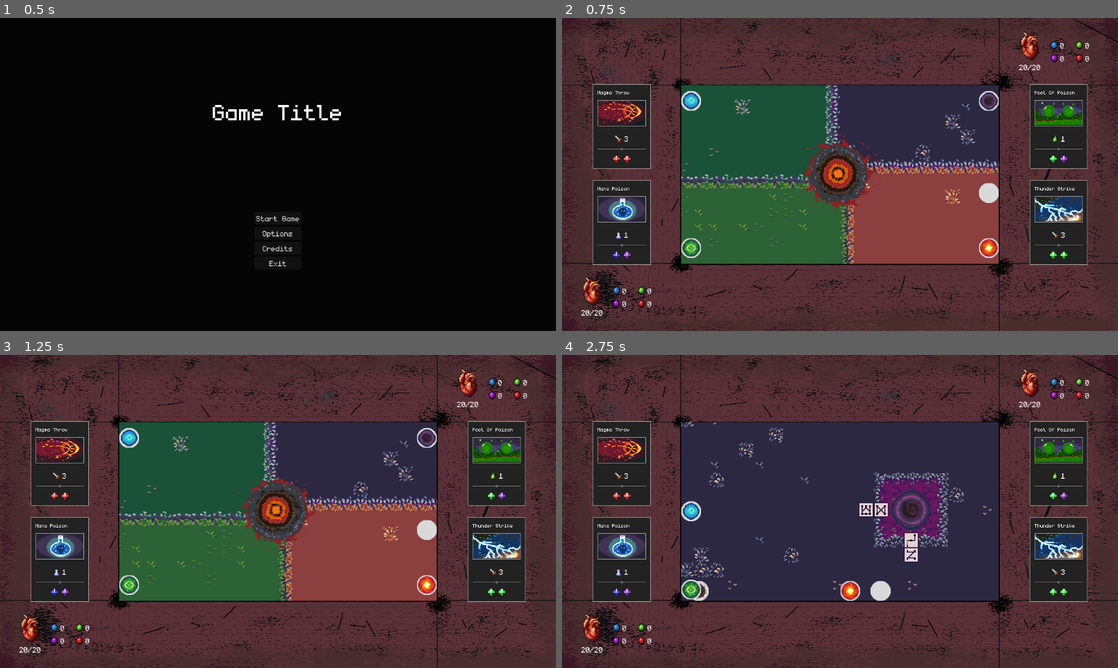
Above: before the commit, frames 1-4 (two rows, left to right).
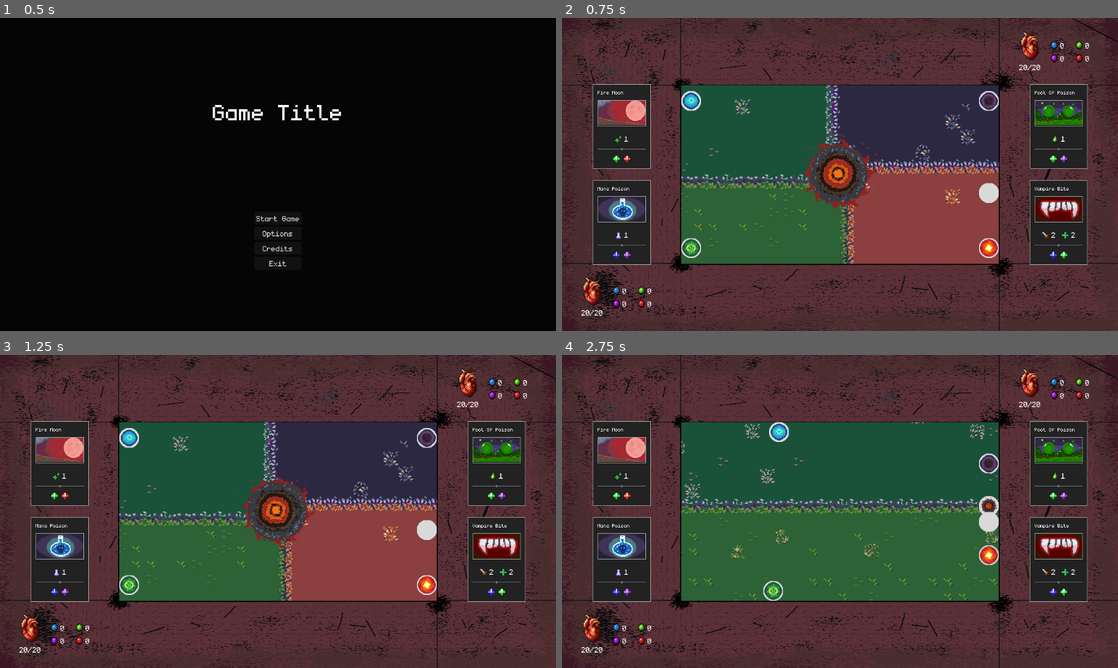
Above: after the commit, the same moments.

Repository: Juanxpeke/GD-BR2024
Game: Godot game, scene res://Core/GUI/MainMenu/main_menu.tscn
Two runs of this game, one before a commit and one after it. Both use one fixed random seed, a clock stepped at 60 frames per second and the inputs below. The engine's default icon, where the game draws it, is replaced by a stand-in: a white triangle on a blue panel in a dark square. Sound files missing from this copy of the repository are replaced by a short silence.
Inputs (mouse positions are in pixels of both pictures, inside the frame that each line leads up to):
- Up to frame 1 (0.5 s): no input
- Up to frame 2 (0.75 s): click "Start Game" at 0.5 s
- Up to frame 3 (1.25 s): no input
- Up to frame 4 (2.75 s): drag from (840, 511) to (990, 530) at 1.27 s; drag from (778, 589) to (990, 558) at 2.02 s

Frame 1 is identical in both runs. In frame 2, 1.5% of the frame differs, in the area x 6-94%, y 23-77%; in frame 3, 1.5%; in frame 4, 34%, in the area x 6-94%, y 21-79%.
Error after the commit: Invalid access to property or key 'current_cooldown' on a base object of type 'Nil'. (res://Core/Entity/Boss/boss.gd:30)

Commit message:
Modified fire moon

Diff:
--- a/Global/Skills/FireMoon/fire_moon.tres
+++ b/Global/Skills/FireMoon/fire_moon.tres
@@ -7,8 +7,8 @@
 
 [sub_resource type="Resource" id="Resource_qr373"]
 script = ExtResource("1_r1r0m")
-duration = 1
-value = 3.0
+duration = 3
+value = 1.0
 
 [resource]
 script = ExtResource("1_dlyim")
--- a/Global/Skills/skill_manager.gd
+++ b/Global/Skills/skill_manager.gd
@@ -2,17 +2,17 @@
 
 var skills = [
 	# Arcane
-	load("res://Global/Skills/ArcaneLance/arcane_lance.tres"),
-	load("res://Global/Skills/MagicMissiles/magic_missiles.tres"),
+	#load("res://Global/Skills/ArcaneLance/arcane_lance.tres"),
+	#load("res://Global/Skills/MagicMissiles/magic_missiles.tres"),
 	# Nature
-	load("res://Global/Skills/ElectroBolt/electro_bolt.tres"),
-	load("res://Global/Skills/ThunderStrike/thunder_strike.tres"),
+	#load("res://Global/Skills/ElectroBolt/electro_bolt.tres"),
+	#load("res://Global/Skills/ThunderStrike/thunder_strike.tres"),
 	# Dark
-	load("res://Global/Skills/DarkBlast/dark_blast.tres"),
-	load("res://Global/Skills/BlackHole/black_hole.tres"),
+	#load("res://Global/Skills/DarkBlast/dark_blast.tres"),
+	#load("res://Global/Skills/BlackHole/black_hole.tres"),
 	# Inferno
-	load("res://Global/Skills/Fireball/fireball.tres"),
-	load("res://Global/Skills/MagmaThrow/magma_throw.tres"),
+	#load("res://Global/Skills/Fireball/fireball.tres"),
+	#load("res://Global/Skills/MagmaThrow/magma_throw.tres"),
 	# Arcane & Nature
 	load("res://Global/Skills/VampireBite/vampire_bite.tres"),
 	# Arcane & Dark
